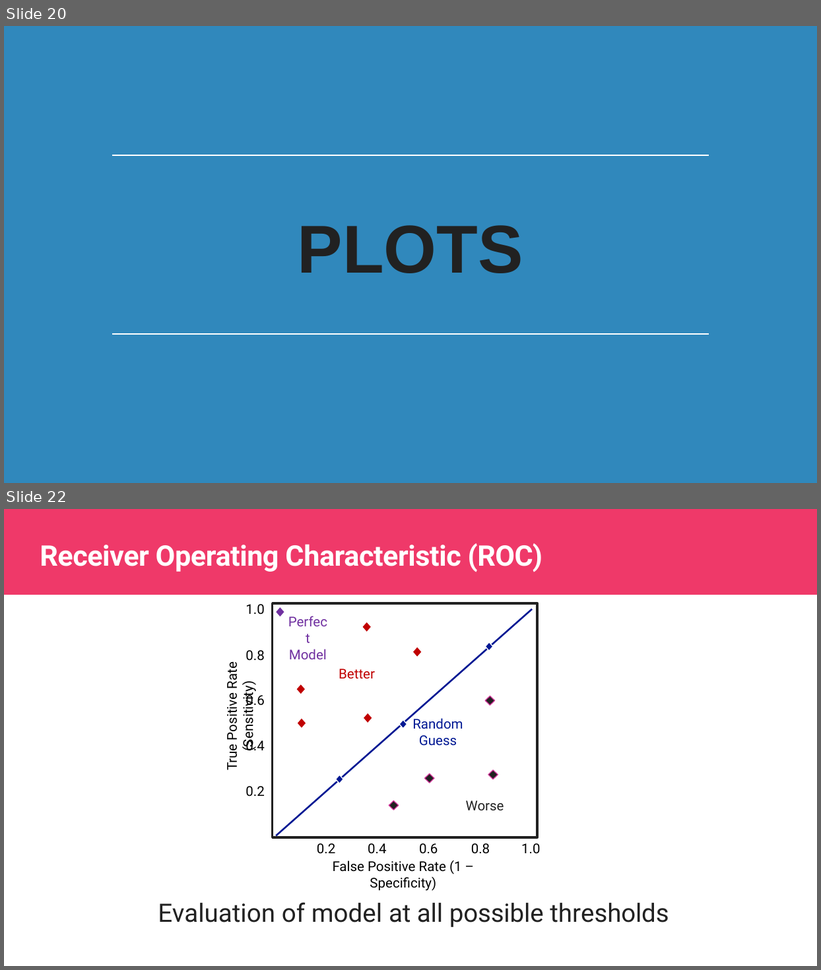
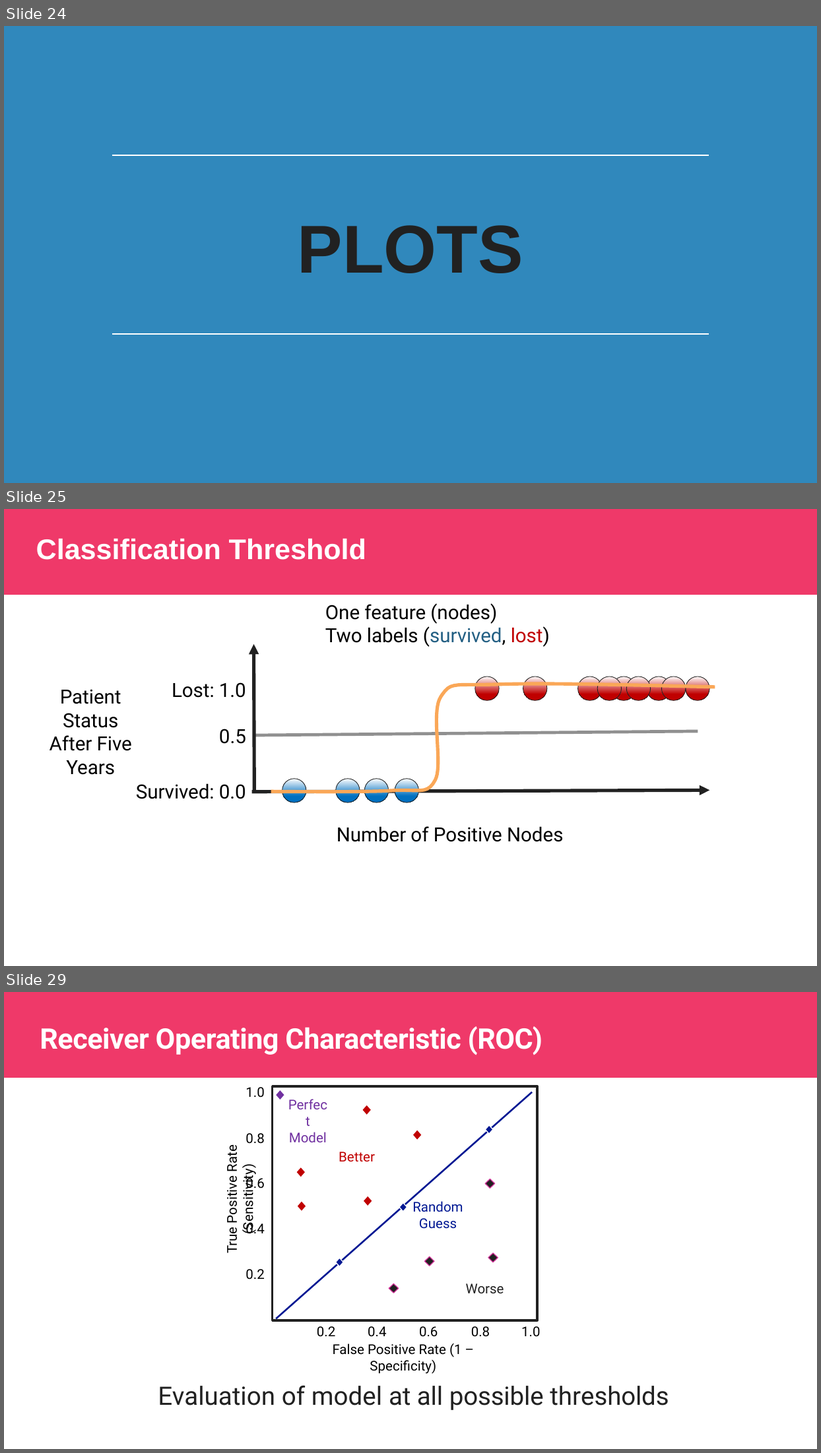
Before and after one commit to javediahmed/misc, a slide deck: Classification_Error_Metrics.pptx. Shown one above the other, each under a label of ours: slides 20 and 22 before the commit, slides 24, 25 and 29 after it; the slides between them are not shown. The pictures are 821x970 and 821x1453 pixels, drawn with LibreOffice and Linux fonts; fonts in the diff are those of the drawing; background and template pictures are left out. Boxes give left, top, right and bottom in pixels: in the first picture for what was removed or moved away, otherwise in the second. Text is boxed around its words. In the diff, an @@ line names an element or a change of style, - is before the commit and + after.

```diff
--- a/Classification_Error_Metrics.pptx
+++ b/Classification_Error_Metrics.pptx
@@ slide 25 added at [4, 509, 817, 966], background #FFFFFF; not listed: 1 template element that a slide beside it also shows @@
@@ title added at [36, 538, 366, 560], 25.2 pt, text #FFFFFF, bold @@
+Classification Threshold
@@ text added at [325, 603, 550, 647], 17.2 pt, text #000000 @@
+One feature (nodes)
+Two labels (survived, lost)
@@ arrow added from (254, 790) to (253, 644), #212121 3 pt @@
@@ text added at [172, 683, 246, 698], 17.2 pt, text #000000 @@
+Lost: 1.0
@@ freeform shape added at [271, 684, 715, 792], outline #FAA757 3 pt @@
@@ ellipse added at [475, 677, 499, 701], fill gradient #FFFFFF to #C00000, outline #212121 0.5 pt @@
@@ ellipse added at [523, 677, 547, 701], fill gradient #FFFFFF to #C00000, outline #212121 0.5 pt @@
@@ ellipse added at [578, 677, 603, 701], fill gradient #FFFFFF to #C00000, outline #212121 0.5 pt @@
@@ ellipse added at [597, 677, 622, 701], fill gradient #FFFFFF to #C00000, outline #212121 0.5 pt @@
@@ ellipse added at [613, 677, 636, 701], fill gradient #FFFFFF to #C00000, outline #212121 0.5 pt @@
@@ ellipse added at [627, 677, 651, 701], fill gradient #FFFFFF to #C00000, outline #212121 0.5 pt @@
@@ ellipse added at [648, 677, 671, 701], fill gradient #FFFFFF to #C00000, outline #212121 0.5 pt @@
@@ ellipse added at [662, 677, 686, 701], fill gradient #FFFFFF to #C00000, outline #212121 0.5 pt @@
@@ ellipse added at [685, 677, 710, 701], fill gradient #FFFFFF to #C00000, outline #212121 0.5 pt @@
@@ text added at [50, 689, 132, 775], 17.2 pt, text #000000 @@
+Patient
+Status
+After Five Years
@@ text added at [219, 729, 246, 744], 17.2 pt, text #000000 @@
+0.5
@@ freeform shape added at [253, 731, 698, 735], outline #909090 2.75 pt @@
@@ text added at [136, 784, 246, 799], 17.2 pt, text #000000 @@
+Survived: 0.0
@@ ellipse added at [282, 779, 306, 803], fill gradient #FFFFFF to #0070C0, outline #212121 0.5 pt @@
@@ ellipse added at [336, 779, 360, 803], fill gradient #FFFFFF to #0070C0, outline #212121 0.5 pt @@
@@ ellipse added at [364, 779, 389, 803], fill gradient #FFFFFF to #0070C0, outline #212121 0.5 pt @@
@@ ellipse added at [395, 779, 420, 803], fill gradient #FFFFFF to #0070C0, outline #212121 0.5 pt @@
@@ arrow added from (252, 792) to (710, 790), #212121 3 pt @@
@@ text added at [337, 826, 563, 842], 17.2 pt, text #000000 @@
+Number of Positive Nodes
@@ what was slide 20 is now slide 24 @@
@@ what was slide 22 is now slide 29 @@
```
Also in this commit, not shown: 1 slide changed, 18 other slides added, 1 slide removed.
